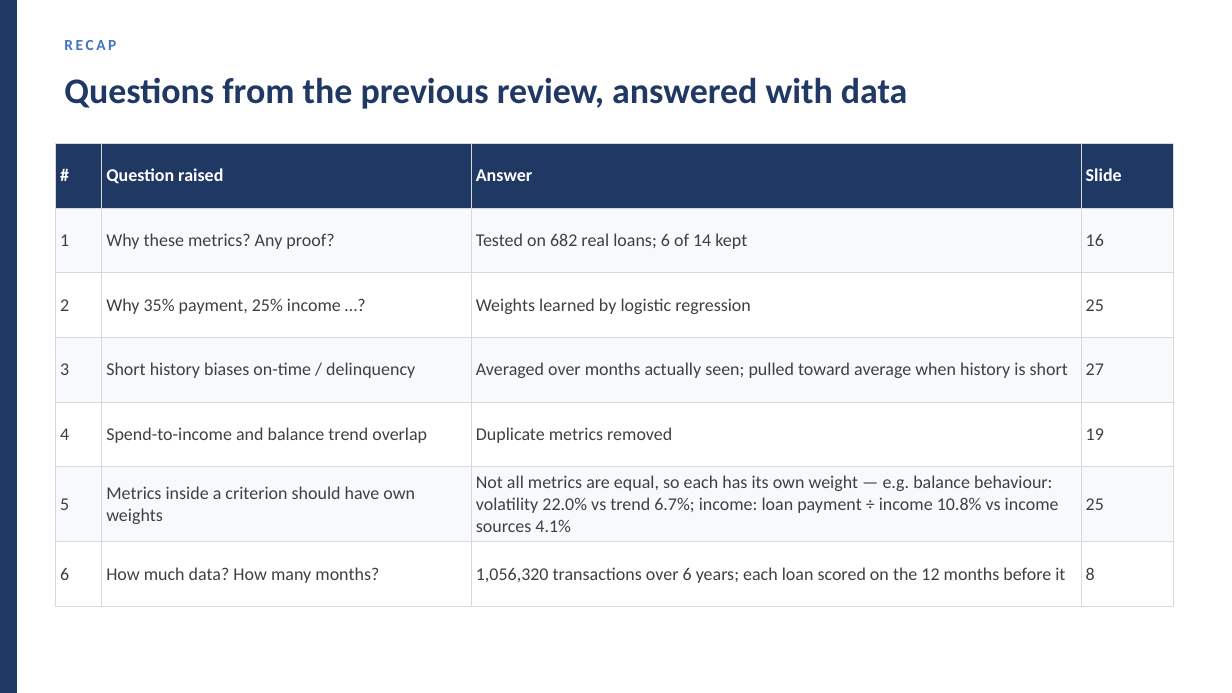
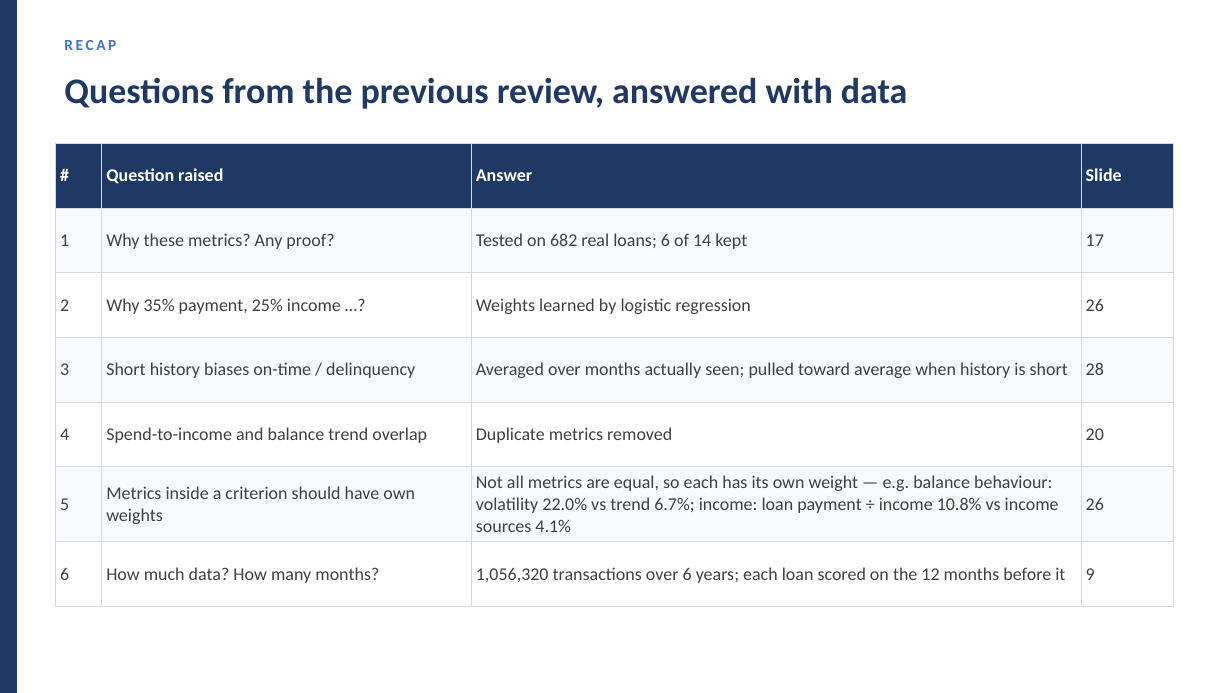
Before and after one commit to huotrithy/da-assignment-risk-scoring, a slide deck: slide 6 of docs/Final_Presentation.pptx (slide 5 before the commit). Drawn at 1232x693 pixels with LibreOffice and Linux fonts; fonts in the diff are those of the drawing. Boxes give left, top, right and bottom in pixels: in the first picture for what was removed or moved away, otherwise in the second. Text is boxed around its words. In the diff, an @@ line names an element or a change of style, - is before the commit and + after.

```diff
--- a/docs/Final_Presentation.pptx
+++ b/docs/Final_Presentation.pptx
@@ table at bbox=[55, 143, 1174, 587] @@
-row 2, column 4: 16
+row 2, column 4: 17
-row 3, column 4: 25
+row 3, column 4: 26
-row 4, column 4: 27
+row 4, column 4: 28
-row 5, column 4: 19
+row 5, column 4: 20
-row 6, column 4: 25
+row 6, column 4: 26
-row 7, column 4: 8
+row 7, column 4: 9
```
Also in this commit, not shown: 5 other slides changed, 1 slide added, 1 other file.
